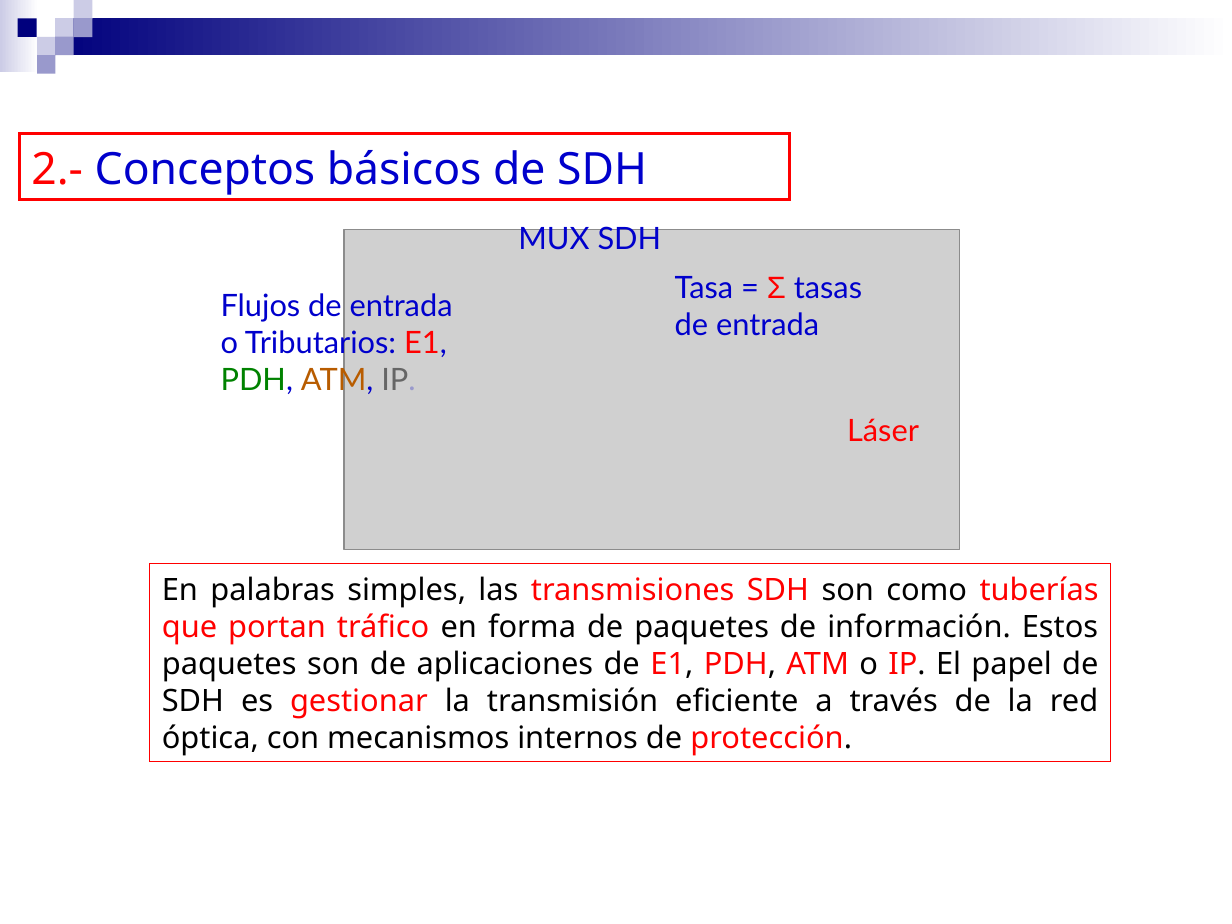
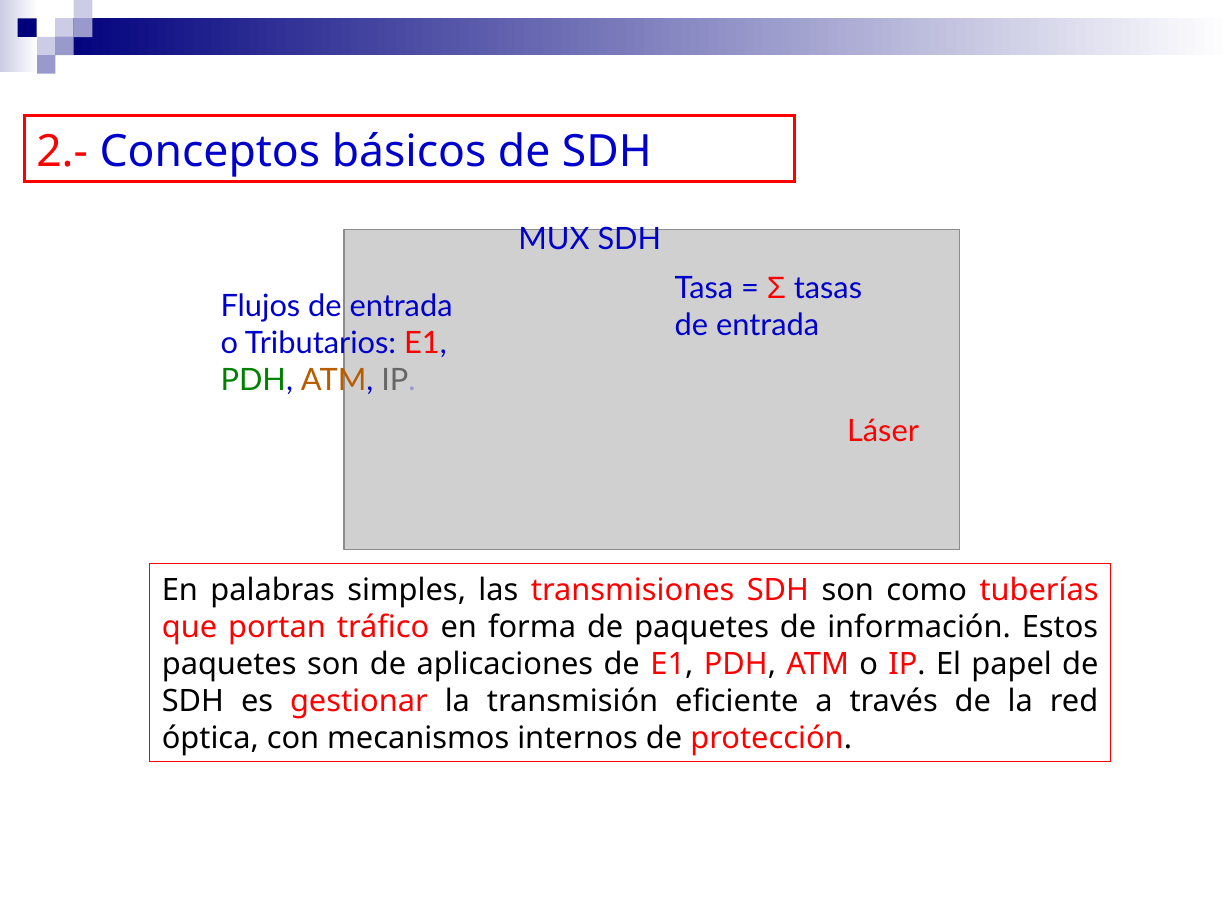
Before and after one commit to NicoDiDomenico/UAI-2024, a slide deck: slide 10 of RyT/Clase 2/PDH-SDH.ppt. Drawn at 1232x924 pixels with LibreOffice and Linux fonts; fonts in the diff are those of the drawing; grey boxes stand for pictures. Boxes give left, top, right and bottom in pixels: in the first picture for what was removed or moved away, otherwise in the second. Text is boxed around its words. In the diff, an @@ line names an element or a change of style, - is before the commit and + after.

```diff
--- a/RyT/Clase 2/PDH-SDH.ppt
+++ b/RyT/Clase 2/PDH-SDH.ppt
@@ rectangle "2.- Conceptos básicos de SDH": place and size @@
-rectangle "2.- Conceptos básicos de SDH" at box(20, 134, 790, 201)
+rectangle "2.- Conceptos básicos de SDH" at box(25, 116, 795, 182)
```
Also in this commit, not shown: 4 other slides changed, 4 other files.
